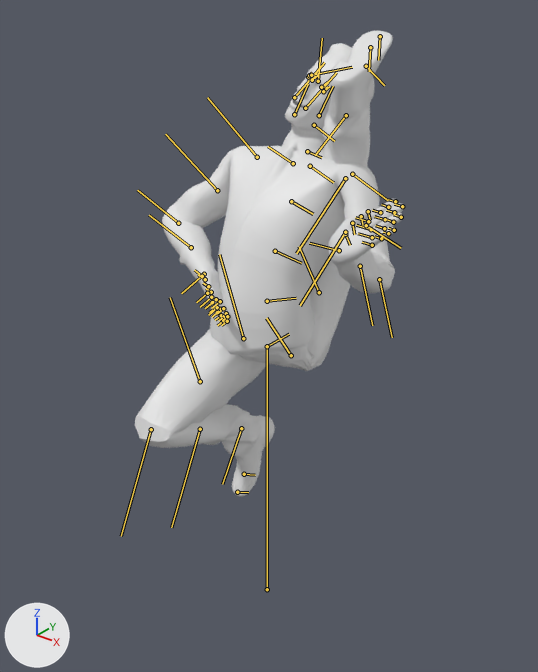
Renders of the Blender file BoneEric.blend from each side of a commit.
Both versions are drawn from a 50 mm lens placed at (0.494, -0.613, 0.776), pointed at (0.005, -0.003, 0.398). The axes (+X, +Y, +Z) are drawn at lower left. The lights are the same throughout. Both versions are drawn at the pose saved in each file; the numbers are the values there. The bones that bend it are drawn over the model as lines.

Objects in the first picture: 'rp_eric_rigged_001_geo'.
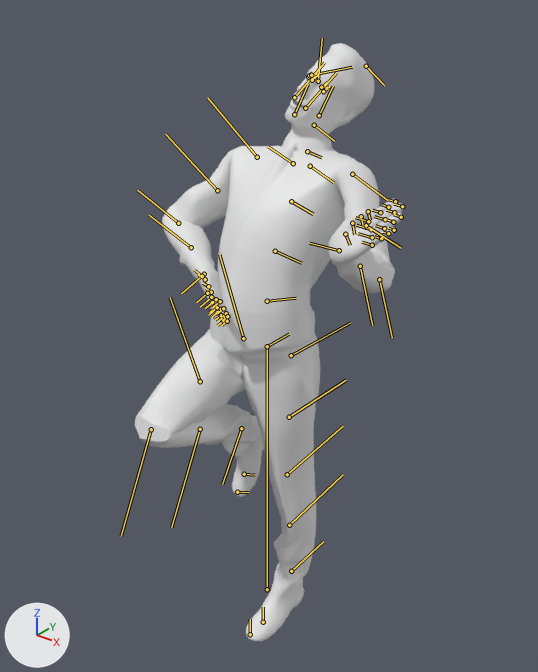
What differs and where, as boxes (x1, y1, x2, y2) in the pictures (538 x 672 px):
```json
{"object": "rp_eric_rigged_001_geo", "change": "posed", "before": [135, 30, 404, 497], "after": [135, 43, 404, 641], "on screen": "28% taller"}
{"bone": "upperleg_l", "before": "(291, 355) to (266, 318)", "after": "(291, 355) to (350, 323)"}
{"bone": "lowerleg_l", "before": "(345, 232) to (300, 305)", "after": "(287, 474) to (343, 426)"}
```

The change, as JSON lines over the scene's bpy script:
```json
{"block": "bone_upperleg_l", "where": "bone_upperleg_l = bpy.data.objects['rp_eric_rigged_001'].pose.bones['upperleg_l']  # child of 'hip'"}
{"op": "set", "path": "bone_upperleg_l.rotation_euler", "old": "(-0.262, 0.0524, -2.391)", "new": "(0.0, 0.0, 0.0)", "note": "degrees (-15, 3, -137) -> degrees (0, 0, 0)"}
{"block": "bone_lowerleg_l", "where": "bone_lowerleg_l = bpy.data.objects['rp_eric_rigged_001'].pose.bones['lowerleg_l']  # child of 'upperleg_l'"}
{"op": "set", "path": "bone_lowerleg_l.rotation_euler", "old": "(0.0, 0.0, -1.134)", "new": "(0.0, 0.0, 0.0)", "note": "degrees (0, 0, -65) -> degrees (0, 0, 0)"}
```
